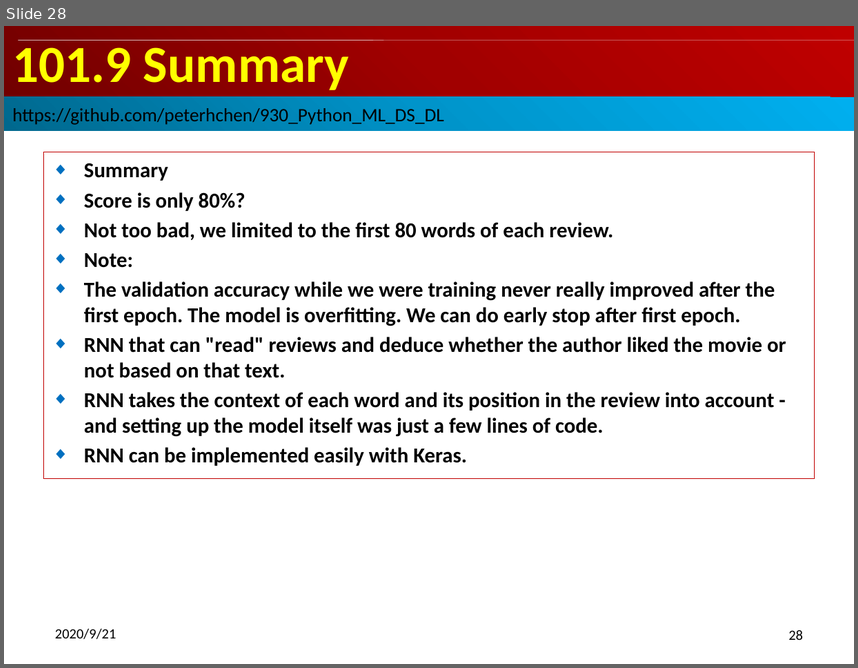
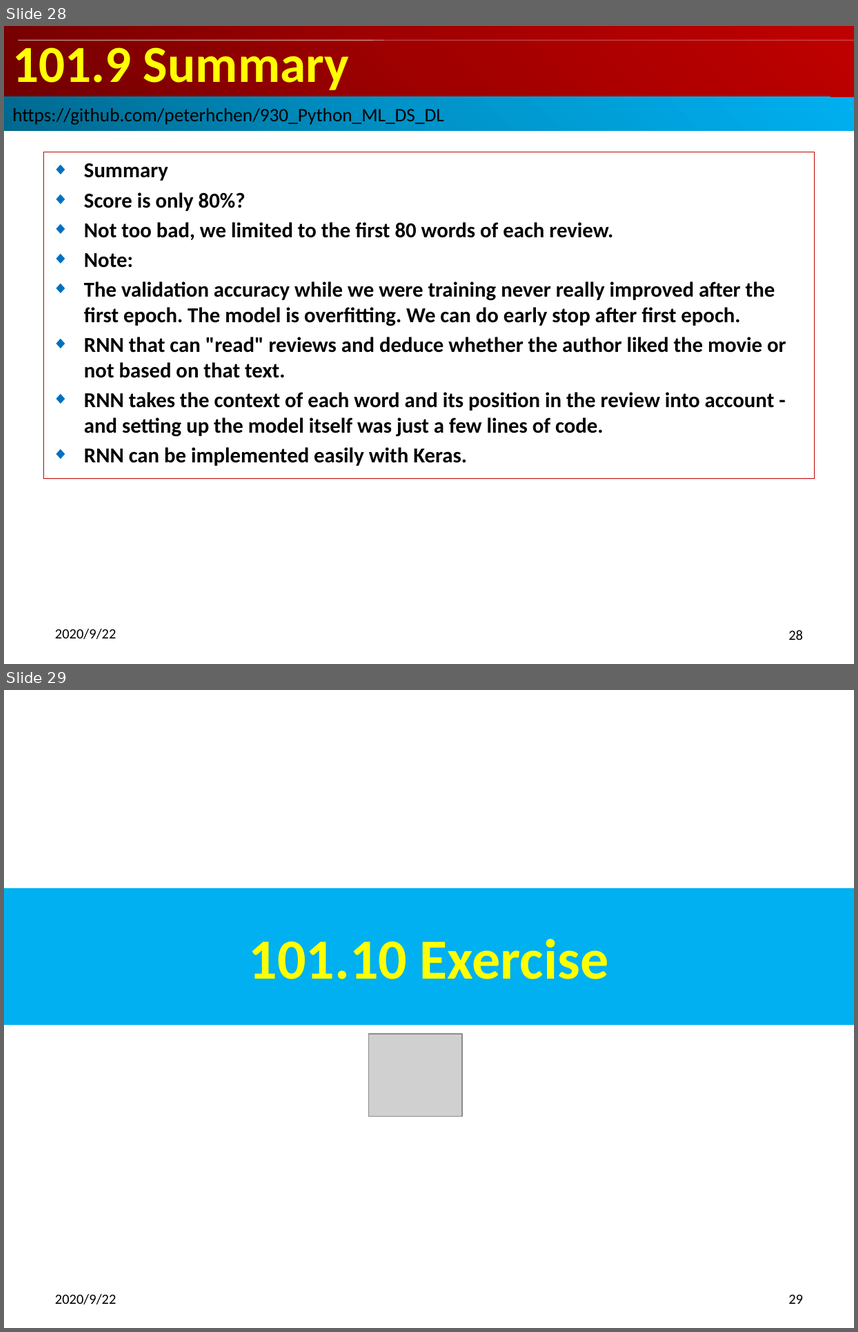
Before and after one commit to peterhchen/900_Python_ML_DS_DL, a slide deck: 101_RNNSentiment.pptx. Shown one above the other, each under a label of ours: slide 28 before the commit, slides 28 and 29 after it. The pictures are 858x668 and 858x1332 pixels, drawn with LibreOffice and Linux fonts; fonts in the diff are those of the drawing; grey boxes stand for pictures. Boxes give left, top, right and bottom in pixels: in the first picture for what was removed or moved away, otherwise in the second. Text is boxed around its words. In the diff, an @@ line names an element or a change of style, - is before the commit and + after.

```diff
--- a/101_RNNSentiment.pptx
+++ b/101_RNNSentiment.pptx
@@ slide 29 added at [4, 690, 854, 1328], background #FFFFFF @@
@@ title added at [4, 888, 854, 1025], fill #00B0F0, 48 pt, text #FFFF00, bold @@
+101.10 Exercise
@@ picture added at [369, 1034, 462, 1116] @@
@@ text added at [55, 1293, 116, 1304], 12 pt, text #000000 @@
+2020/9/22
@@ page number added at [789, 1294, 803, 1303], 12 pt, text #000000 @@
+29
@@ slide 28 changed as well @@
@@ text at [55, 628, 116, 639]: text changed @@
-2020/9/21
+2020/9/22
```
Also in this commit, not shown: 28 other slides changed, 1 other slide added, 2 other files.
